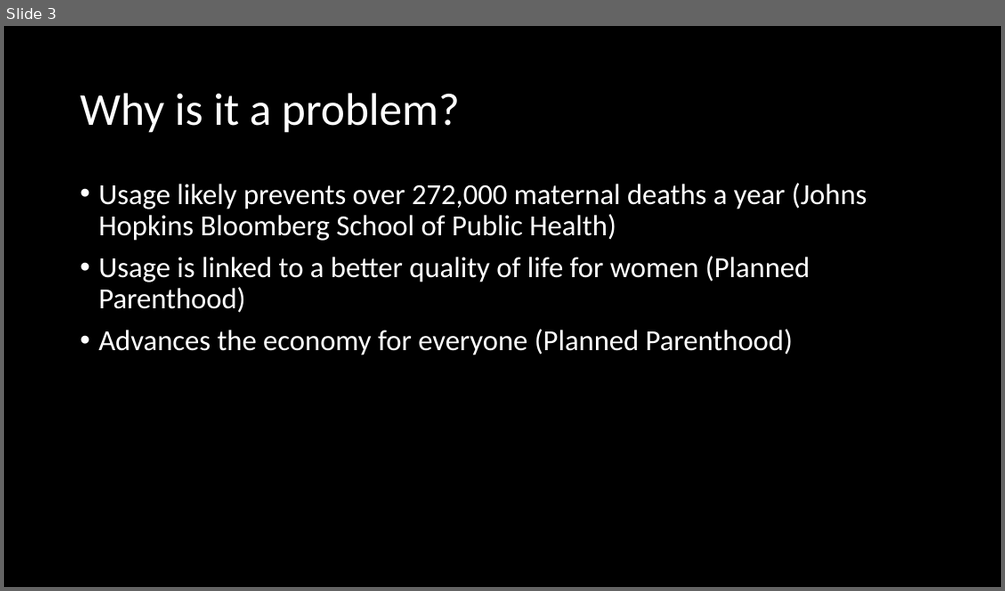
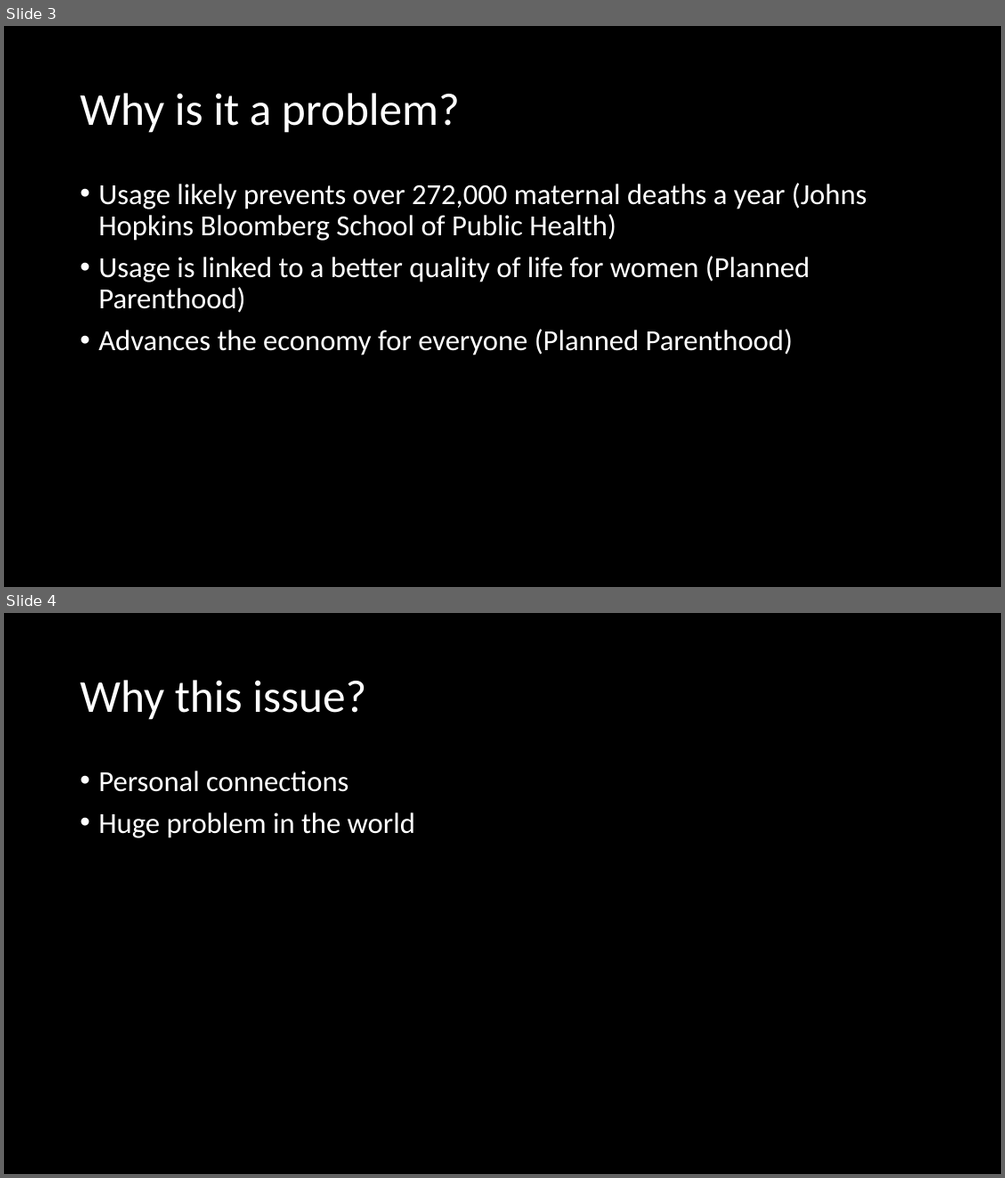
Before and after one commit to DH2018-FindC/FindC, a slide deck: Presentation.pptx. Shown one above the other, each under a label of ours: slide 3 before the commit, slides 3 and 4 after it. The pictures are 1005x591 and 1005x1178 pixels, drawn with LibreOffice and Linux fonts; fonts in the diff are those of the drawing. Boxes give left, top, right and bottom in pixels: in the first picture for what was removed or moved away, otherwise in the second. Text is boxed around its words. In the diff, an @@ line names an element or a change of style, - is before the commit and + after.

```diff
--- a/Presentation.pptx
+++ b/Presentation.pptx
@@ slide 4 added at (4,613,1001,1174), background #000000 @@
@@ title added at (80,680,366,720), 44 pt, text #FFFFFF @@
+Why this issue?
@@ text added at (98,771,415,838), 28 pt, text #FFFFFF @@
+• Personal connections
+• Huge problem in the world
```
Also in this commit, not shown: 2 other slides added, 1 other file.
